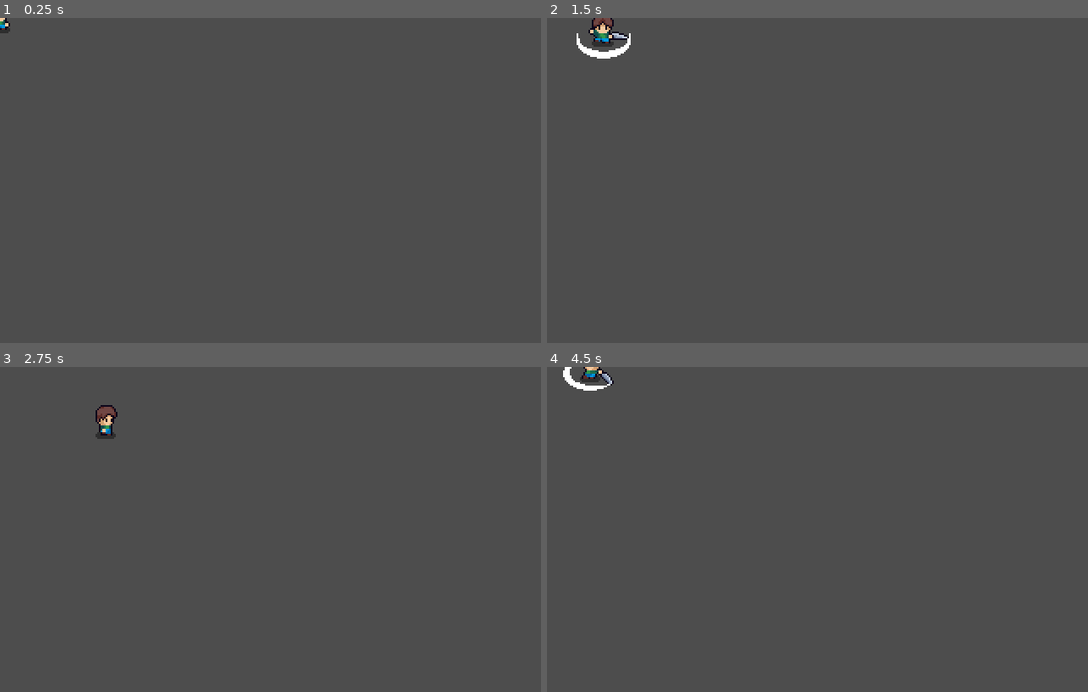
Above: before the commit, frames 1-4 (two rows, left to right).
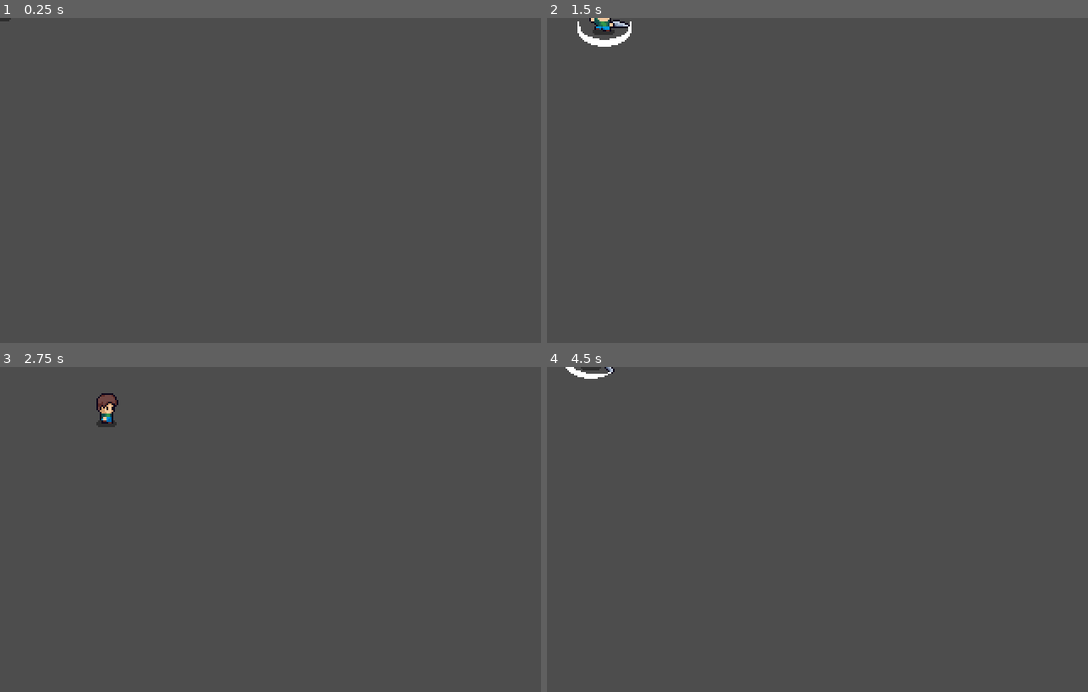
Above: after the commit, the same moments.

Repository: JanethSacari/Project_SwordFantasy
Game: Godot game, scene res://character/character.tscn
Two runs of this game, one before a commit and one after it. Both use one fixed random seed, a clock stepped at 60 frames per second and the inputs below.
Inputs:
- Up to frame 1 (0.25 s): no input
- Up to frame 2 (1.5 s): tap Enter at 0.5 s; hold D (move_right) 0.53-1.28 s; tap Space (attack_mode) at 0.6, 1.35 s; hold S (move_down) from 1.28 s (still down)
- Up to frame 3 (2.75 s): release S (move_down) at 2.03 s; hold D (move_right) from 2.03 s (still down); tap Space (attack_mode) at 2.1 s
- Up to frame 4 (4.5 s): release D (move_right) at 2.78 s; hold Up (move_up) 2.78-3.53 s; tap Space (attack_mode) at 2.85, 3.6, 4.35 s; hold A (move_left) from 3.53 s (still down)

The runs differ from the first frame. In frame 1, less than 0.1% of the frame differs, in the area x 0-3%, y 0-5%; in frame 2, 0.8%, in the area x 5-16%, y 0-13%; in frame 3, 0.5%; in frame 4, 0.4%.

Commit message:
Project Sword Fantasy - AttackArea added, with collision shape.

Diff:
--- a/sword-fantasy/character/character.tscn
+++ b/sword-fantasy/character/character.tscn
@@ -64,6 +64,18 @@
 "transitions": PackedFloat32Array(1),
 "update": 1,
 "values": [false]
+}
+tracks/5/type = "value"
+tracks/5/imported = false
+tracks/5/enabled = true
+tracks/5/path = NodePath("AttackArea/CollisionShapeArea:disabled")
+tracks/5/interp = 1
+tracks/5/loop_wrap = true
+tracks/5/keys = {
+"times": PackedFloat32Array(0),
+"transitions": PackedFloat32Array(1),
+"update": 1,
+"values": [true]
 }
 
 [sub_resource type="Animation" id="Animation_l63ba"]
@@ -653,10 +665,22 @@
 tracks/4/interp = 1
 tracks/4/loop_wrap = true
 tracks/4/keys = {
-"times": PackedFloat32Array(0.215922),
-"transitions": PackedFloat32Array(1),
-"update": 1,
-"values": [false]
+"times": PackedFloat32Array(0.1, 0.215922),
+"transitions": PackedFloat32Array(1, 1),
+"update": 1,
+"values": [false, false]
+}
+tracks/5/type = "value"
+tracks/5/imported = false
+tracks/5/enabled = true
+tracks/5/path = NodePath("AttackArea/CollisionShapeArea:disabled")
+tracks/5/interp = 1
+tracks/5/loop_wrap = true
+tracks/5/keys = {
+"times": PackedFloat32Array(0, 0.1, 0.3),
+"transitions": PackedFloat32Array(1, 1, 1),
+"update": 1,
+"values": [true, false, true]
 }
 
 [sub_resource type="Animation" id="Animation_solq3"]
@@ -723,6 +747,18 @@
 "update": 1,
 "values": [false]
 }
+tracks/5/type = "value"
+tracks/5/imported = false
+tracks/5/enabled = true
+tracks/5/path = NodePath("AttackArea/CollisionShapeArea:disabled")
+tracks/5/interp = 1
+tracks/5/loop_wrap = true
+tracks/5/keys = {
+"times": PackedFloat32Array(0, 0.1, 0.3),
+"transitions": PackedFloat32Array(1, 1, 1),
+"update": 1,
+"values": [true, false, true]
+}
 
 [sub_resource type="Animation" id="Animation_acnmj"]
 resource_name = "attack_left"
@@ -788,6 +824,18 @@
 "update": 1,
 "values": [true, true]
 }
+tracks/5/type = "value"
+tracks/5/imported = false
+tracks/5/enabled = true
+tracks/5/path = NodePath("AttackArea/CollisionShapeArea:disabled")
+tracks/5/interp = 1
+tracks/5/loop_wrap = true
+tracks/5/keys = {
+"times": PackedFloat32Array(0, 0.1, 0.3),
+"transitions": PackedFloat32Array(1, 1, 1),
+"update": 1,
+"values": [true, false, true]
+}
 
 [sub_resource type="Animation" id="Animation_ffepr"]
 resource_name = "attack_up"
@@ -852,6 +900,18 @@
 "transitions": PackedFloat32Array(1),
 "update": 1,
 "values": [false]
+}
+tracks/5/type = "value"
+tracks/5/imported = false
+tracks/5/enabled = true
+tracks/5/path = NodePath("AttackArea/CollisionShapeArea:disabled")
+tracks/5/interp = 1
+tracks/5/loop_wrap = true
+tracks/5/keys = {
+"times": PackedFloat32Array(0, 0.1, 0.3),
+"transitions": PackedFloat32Array(1, 1, 1),
+"update": 1,
+"values": [true, false, true]
 }
 
 [sub_resource type="AnimationLibrary" id="AnimationLibrary_tkycv"]
@@ -871,6 +931,8 @@
 "walking_up": SubResource("Animation_d0rbj")
 }
 
+[sub_resource type="CircleShape2D" id="CircleShape2D_d34we"]
+
 [node name="Character" type="CharacterBody2D" node_paths=PackedStringArray("_character_animation", "_action_timer")]
 script = ExtResource("1_wvgcb")
 _move_speed = 96.0
@@ -878,6 +940,7 @@
 _action_timer = NodePath("Action_Timer")
 
 [node name="Texture" type="Sprite2D" parent="."]
+position = Vector2(0.5, -7)
 texture = ExtResource("1_voo8b")
 hframes = 6
 vframes = 10
@@ -890,4 +953,11 @@
 [node name="Action_Timer" type="Timer" parent="."]
 one_shot = true
 
+[node name="AttackArea" type="Area2D" parent="."]
+position = Vector2(0, 8)
+
+[node name="CollisionShapeArea" type="CollisionShape2D" parent="AttackArea"]
+shape = SubResource("CircleShape2D_d34we")
+disabled = true
+
 [connection signal="timeout" from="Action_Timer" to="." method="_on_action_timer_timeout"]
Not shown: 1 places in sword-fantasy/character/character.tscn that only renumber resources
